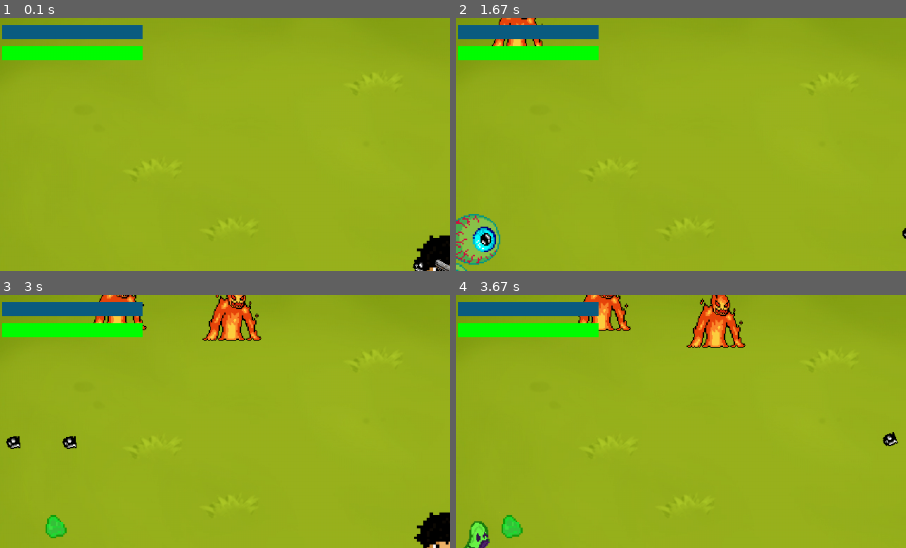
Above: before the commit, frames 1-4 (two rows, left to right).
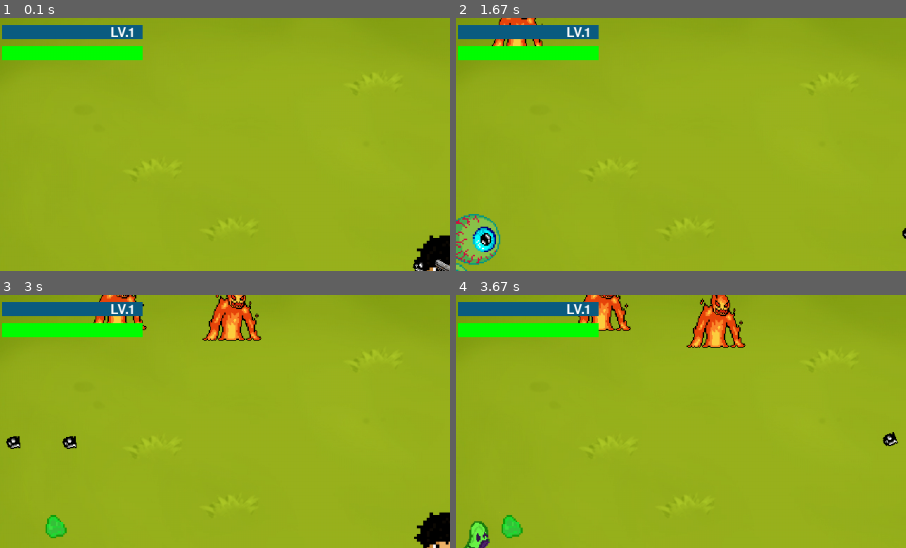
Above: after the commit, the same moments.

Repository: m13w/Legacy_of_Brok
Game: pygame game, started from pygame- game/main.py
Two runs of this game, one before a commit and one after it. Both use one fixed random seed, a clock stepped at 60 frames per second and the inputs below.
Inputs (mouse positions are % of the whole screen's width and height, from its top left):
- Up to frame 1 (0.1 s): no input
- Up to frame 2 (1.67 s): hold D 0.33-0.8 s; move the mouse to (46, 54) at 0.37 s; hold W 0.83-1.13 s; move the mouse to (82, 47) at 0.87 s; hold D 1.17-1.63 s; move the mouse to (26, 51) at 1.2 s
- Up to frame 3 (3 s): hold A 1.67-2.2 s; move the mouse to (19, 35) at 1.7 s; hold S 2.23-2.53 s; move the mouse to (65, 15) at 2.27 s; hold A 2.57-2.97 s; move the mouse to (62, 59) at 2.6 s
- Up to frame 4 (3.67 s): hold W 3-3.37 s; move the mouse to (52, 16) at 3.03 s; hold D from 3.4 s (still down); move the mouse to (14, 47) at 3.43 s
The pictures show only the part of the screen within x 1-51%, y 0-50%; the shares and areas given below are measured in that part.

The runs differ from the first frame. In frame 1, 0.1% of the frame differs, in the area x 24-30%, y 3-8%; in frame 2, 0.1%; in frame 3, 0.1%; in frame 4, 0.1%.

Commit message:
fix the LV showing on the xp bar

Diff:
--- a/pygame- game/engine_init.py
+++ b/pygame- game/engine_init.py
@@ -80,23 +80,9 @@
         active_items.clear()
         self.xp_bar.current_xp = 0
         self.xp_bar.max_xp = START_MAX_XP
+        self.xp_bar.level = 1
         self.hp_bar.current_hp = START_MAX_HP
 
-
-#old version reset_game fun, for future implementation, execute order of instructions.
-    # def reset_game(self):
-    #     self.game_over = False
-    #     self.player.rect.center = (WINDOW_WIDTH / 2, WINDOW_HEIGHT / 2)
-    #     Enemy.enemies = []
-    #     Enemy.active_explosions = []
-    #     self.player.collected_items = []  # Reset collected items
-    #     self.player.level = 1  # Reset level
-    #     self.player.xp = 0
-    #     active_items.clear()
-    #     self.xp_bar.current_xp = 0
-    #     self.xp_bar.max_xp = 10
-    #     self.hp_bar.current_hp = 100
-    #     self.player.rect.center = (WINDOW_WIDTH / 2, WINDOW_HEIGHT / 2)
 
 #GAME MAIN LOOP
     def run(self):
@@ -366,20 +352,34 @@
     def __init__(self, max_xp):
         self.max_xp = max_xp
         self.current_xp = 0
+        self.level = 1  # Initialize the level
         self.bar_color = (12, 93, 130)  # bar color
-        self.bar_color2 = (24,159,192)  # fill color
+        self.bar_color2 = (24, 159, 192)  # fill color
         self.bar_rect = pygame.Rect(10, 10, 200, 20)  # Adjust the position and size as needed
+        self.font = pygame.font.Font(None, 28)  # Create a font for displaying text
 
     def update(self, collected_xp):
         # Update the XP bar based on collected XP
         self.current_xp = min(self.max_xp, self.current_xp + collected_xp)
-
-    def draw(self, screen):
-        # Draw the XP bar on the screen
+        if self.current_xp == self.max_xp:
+            self.level += 1  # Increase the level when XP reaches max
+
+    def draw(self, screen):
+        # Draw the XP bar and level on the screen
         pygame.draw.rect(screen, self.bar_color, self.bar_rect)
         fill_width = (self.current_xp / self.max_xp) * self.bar_rect.width
         fill_rect = pygame.Rect(self.bar_rect.left, self.bar_rect.top, fill_width, self.bar_rect.height)
         pygame.draw.rect(screen, self.bar_color2, fill_rect)
+
+        # Calculate the position of the level text on the right side of the bar
+        level_text = self.font.render(f"LV.{self.level}", True, (255, 255, 255))
+        text_rect = level_text.get_rect()
+        text_rect.right = self.bar_rect.right - 10  # Adjust the right margin
+        text_rect.centery = self.bar_rect.centery  # Center vertically
+
+        screen.blit(level_text, text_rect)
+
+
 
 class HPBar:
     def __init__(self, max_hp):
